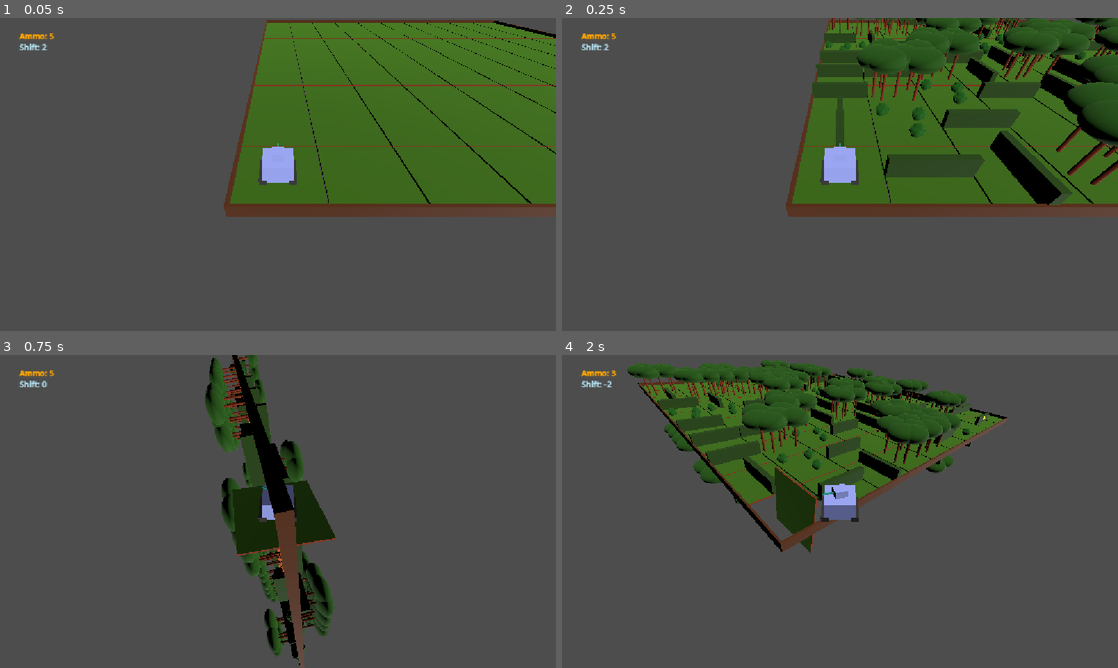
Above: before the commit, frames 1-4 (two rows, left to right).
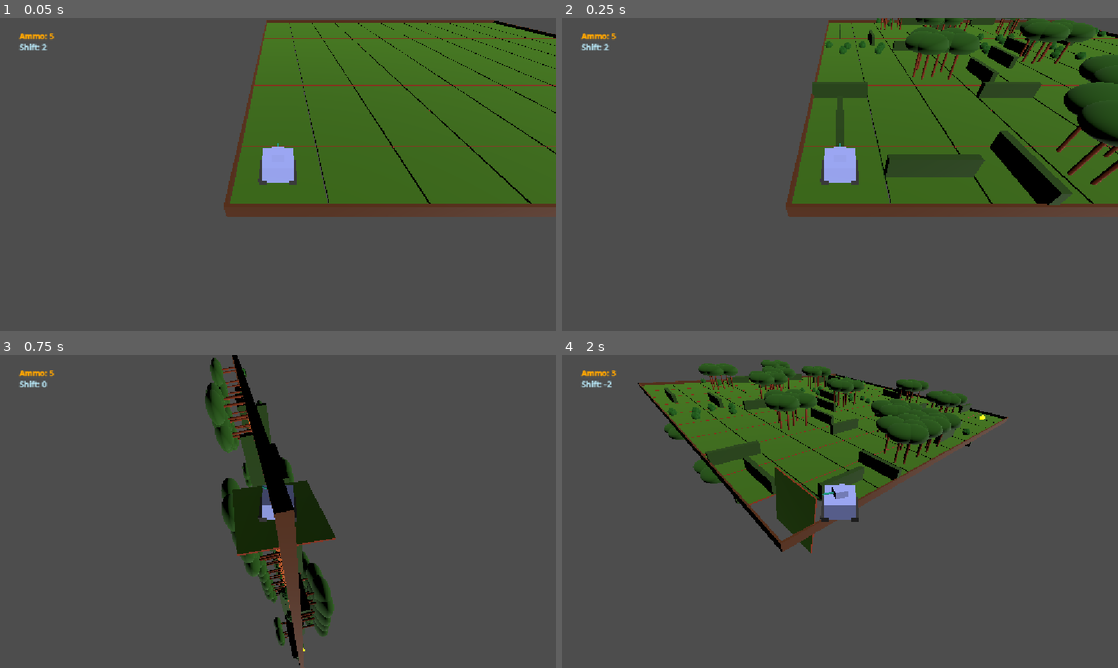
Above: after the commit, the same moments.

Repository: Grihgrix/Tank_Shift
Game: Godot game, scene res://Game scenes/Main_game_scene.tscn
Two runs of this game, one before a commit and one after it. Both use one fixed random seed, a clock stepped at 60 frames per second and the inputs below.
Inputs (mouse positions are in pixels of both pictures, inside the frame that each line leads up to):
- Up to frame 1 (0.05 s): no input
- Up to frame 2 (0.25 s): no input
- Up to frame 3 (0.75 s): tap Enter (ui_accept) at 0.5 s; move the mouse to (55, 392) at 0.52 s; hold Right (ui_right) from 0.53 s (still down); right-click (55, 392) at 0.6 s; click (55, 392) at 0.67 s
- Up to frame 4 (2 s): tap Enter (ui_accept) at 0.77, 1.52 s; move the mouse to (728, 527) at 1.27 s; release Right (ui_right) at 1.28 s; hold Down (ui_down) from 1.28 s (still down); click (728, 527) at 1.35 s

Frame 1 is identical in both runs. In frame 2, 6.2% of the frame differs, in the area x 45-100%, y 0-39%; in frame 3, 1.6%; in frame 4, 5.1%.

Commit message:
introduced a rule to have 1/3 tile being plains at least

Diff:
--- a/Game scenes/Terrain scenes/terrain_tile.gd
+++ b/Game scenes/Terrain scenes/terrain_tile.gd
@@ -56,6 +56,14 @@
 
 	# Pick a downside landscape
 	var downside_landscape_key = landscape_filtered_array.pick_random()
+
+	# chance of overwriting with plains # to decrease risk of players being stuck
+	if randf() <= Global.plain_proba:
+		upside_landscape_key = 0
+
+	# chance of overwriting with plains
+	if randf() <= Global.plain_proba:
+		downside_landscape_key = 0
 
 	# Overwrite with plain if it is a spawn zone (corner)
 	if is_spawn_tile:
--- a/Global/Global.gd
+++ b/Global/Global.gd
@@ -23,6 +23,7 @@
 var corner_tile_id_2 = (0 * 10000) + terrain_dimension.y - 1
 var corner_tile_id_3 = ((terrain_dimension.x - 1) * 10000) + 0
 var corner_tile_id_4 = ((terrain_dimension.x - 1) * 10000) + terrain_dimension.y - 1
+var plain_proba:float = 1.0 / 3.0
 
 
 # Wallets
